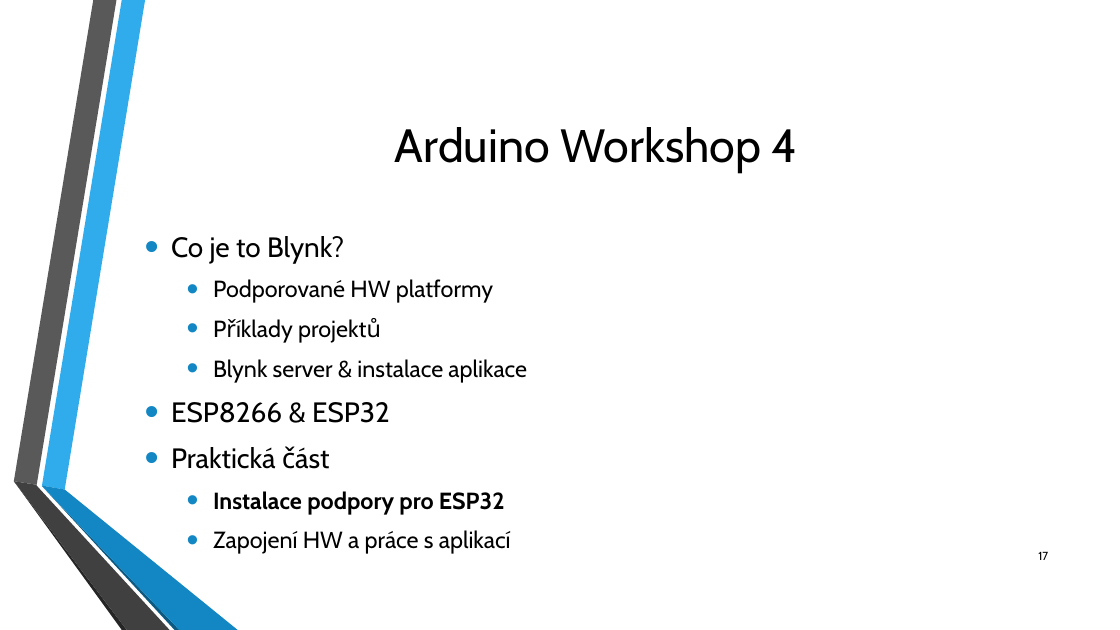
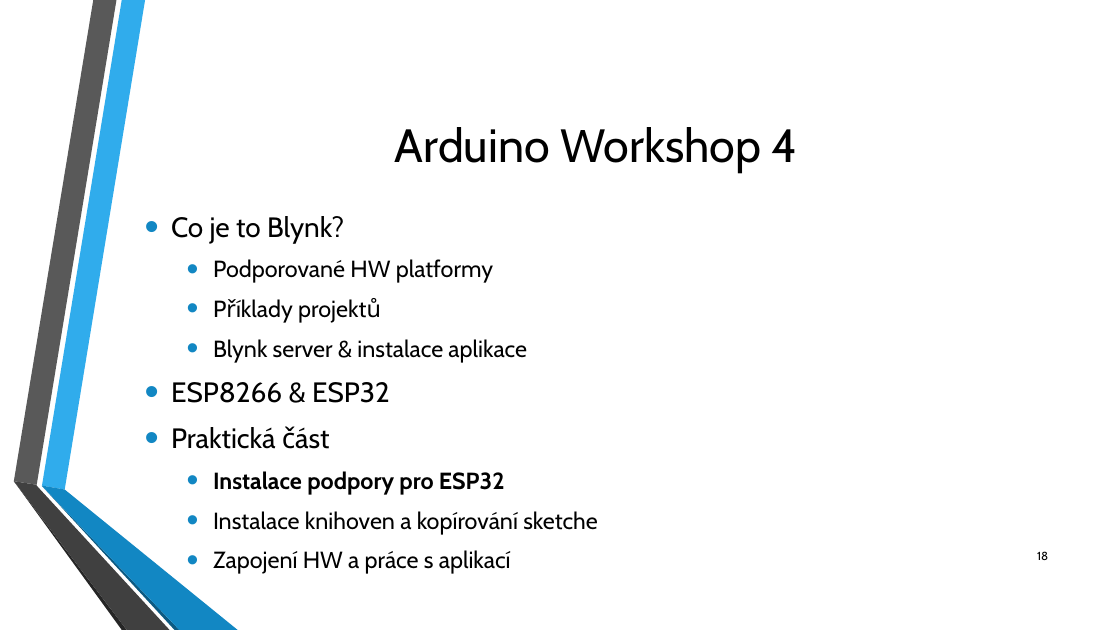
Before and after one commit to fablab-brno/Arduino-Akademie, a slide deck: slide 18 of Workshop 4/Arduino_Workshop_FabLab_4.pptx (slide 17 before the commit). Drawn at 1120x630 pixels with LibreOffice and Linux fonts; fonts in the diff are those of the drawing; background and template pictures are left out. Boxes give left, top, right and bottom in pixels: in the first picture for what was removed or moved away, otherwise in the second. Text is boxed around its words. In the diff, an @@ line names an element or a change of style, - is before the commit and + after.

```diff
--- a/Workshop 4/Arduino_Workshop_FabLab_4.pptx
+++ b/Workshop 4/Arduino_Workshop_FabLab_4.pptx
@@ text at [213,511,598,535]: paragraph added @@
+  • Instalace knihoven a kopírování sketche
@@ page number at [1037,551,1048,560]: text changed @@
-17
+18
```
Also in this commit, not shown: 13 other slides changed, 4 slides added, 1 slide removed, 2 other files.
